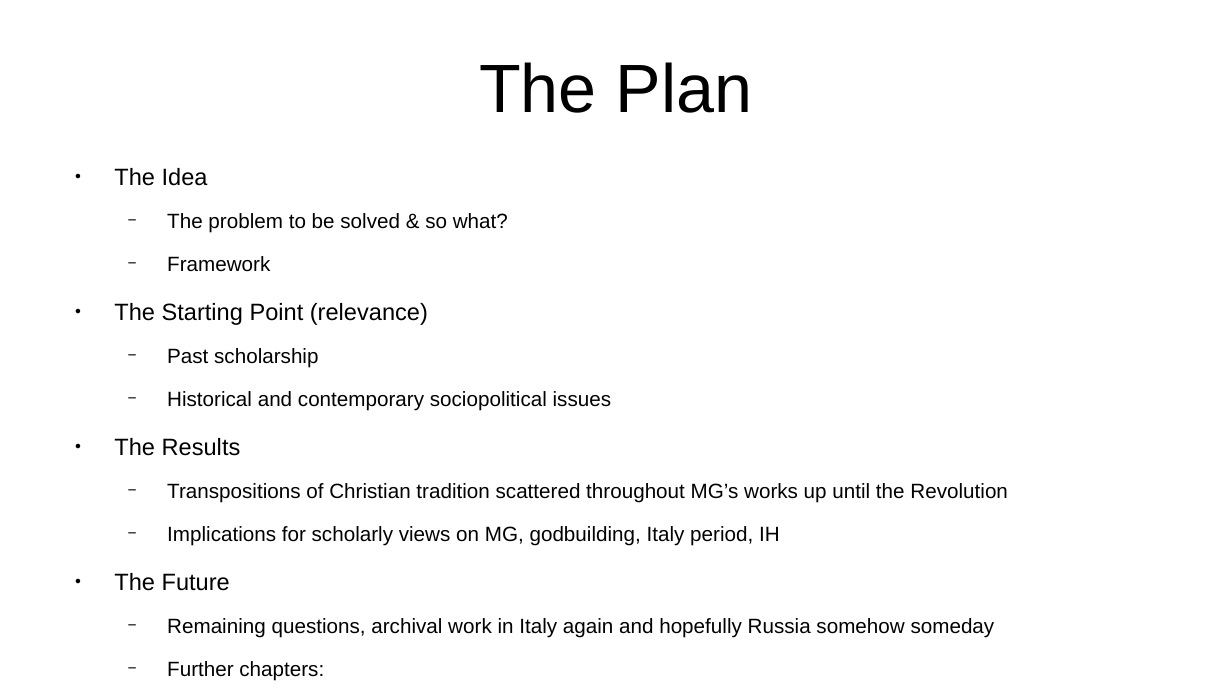
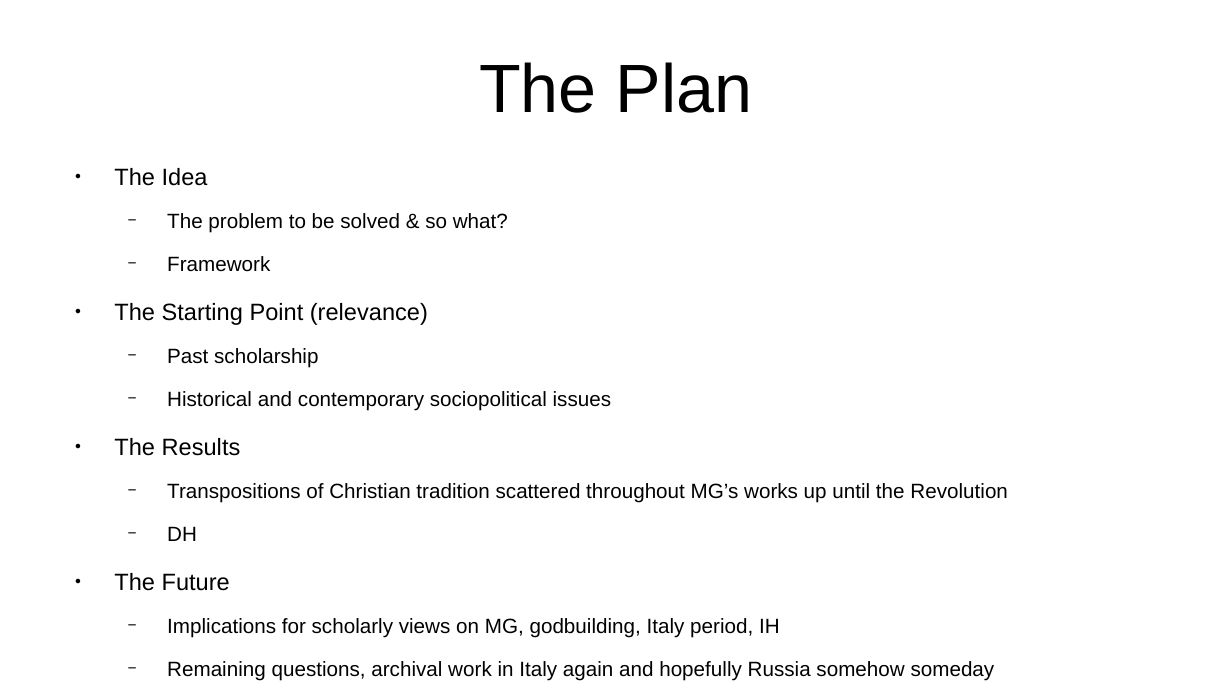
Before and after one commit to kollektivminds/russian-literary-bible, a slide deck: slide 2 of draft/pres.pptx. Drawn at 1232x693 pixels with LibreOffice and Linux fonts; fonts in the diff are those of the drawing. Boxes give left, top, right and bottom in pixels: in the first picture for what was removed or moved away, otherwise in the second. Text is boxed around its words. In the diff, an @@ line names an element or a change of style, - is before the commit and + after.

```diff
--- a/draft/pres.pptx
+++ b/draft/pres.pptx
@@ text at (114, 526, 230, 591): paragraphs added @@
+  − DH
+● The Future
@@ text at (167, 661, 324, 680): paragraph removed @@
-  − Further chapters:
```
Also in this commit, not shown: 6 other slides changed, 7 slides added, 6 other files.
